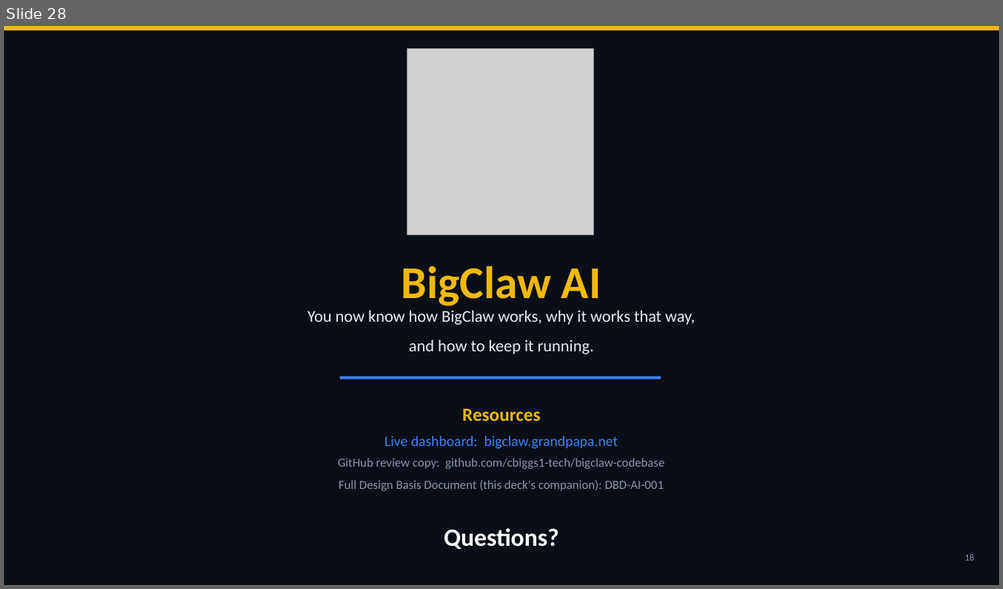
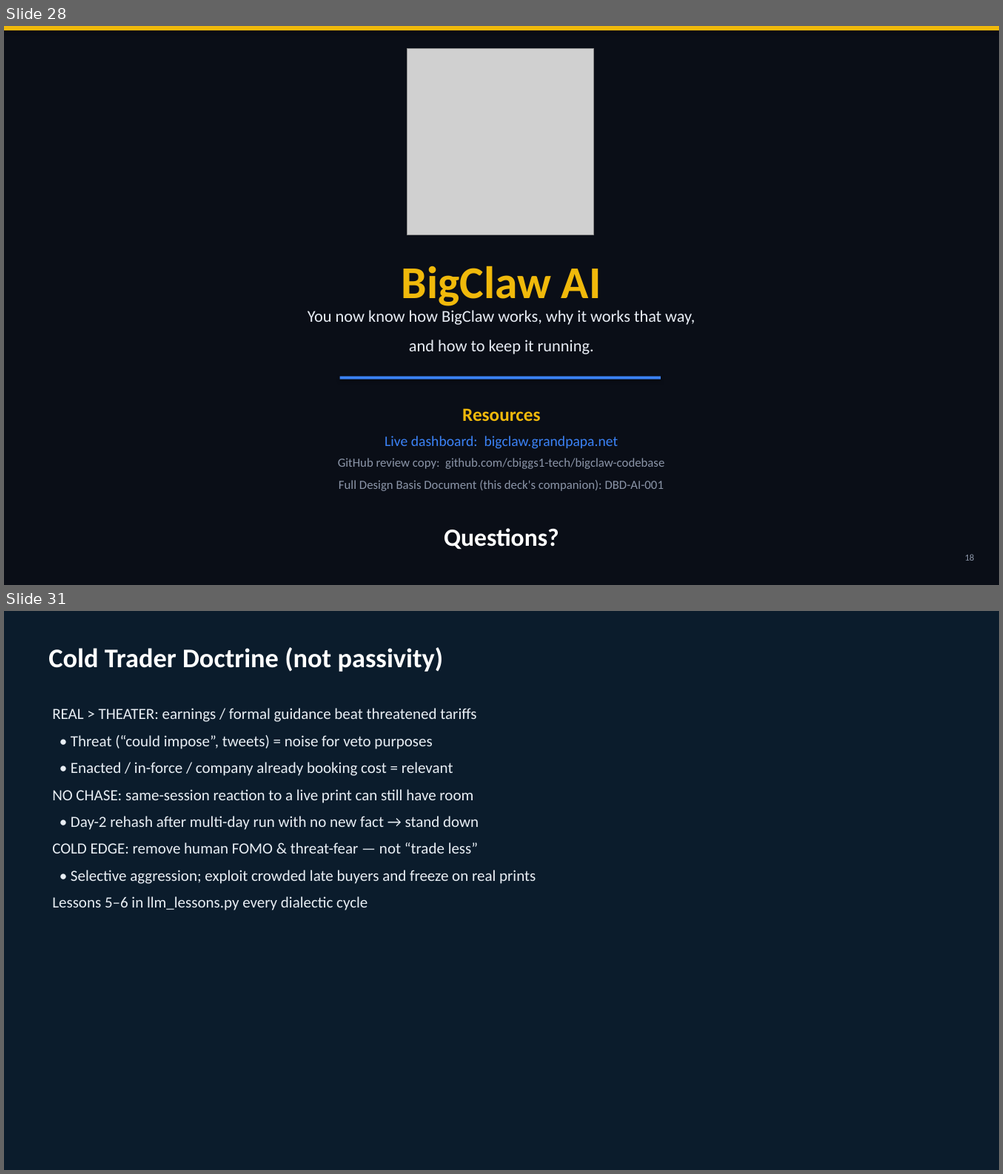
Before and after one commit to cbiggs1-tech/bigclaw-codebase, a slide deck: BigClaw_ShowAndTell.pptx. Shown one above the other, each under a label of ours: slide 28 before the commit, slides 28 and 31 after it; the slides between them are not shown. The pictures are 1003x589 and 1003x1174 pixels, drawn with LibreOffice and Linux fonts; fonts in the diff are those of the drawing; grey boxes stand for pictures. Boxes give left, top, right and bottom in pixels: in the first picture for what was removed or moved away, otherwise in the second. Text is boxed around its words. In the diff, an @@ line names an element or a change of style, - is before the commit and + after.

Commit message:
Ship four-sleeve live book, Commando radar/doctrine, and Alpaca guard harden.
Active sleeves: Innovation, Momentum, AI Defense, LLM-Commando. Event radar with
price_is_news half-exits; cold-trader REAL>THEATER / no-chase doctrine; active-only
pre/post Alpaca sync with self-heal. Docs: DESIGN_BASIS + ShowAndTell updated.
OpenRouter/Grok Judge remains experimental (not production).

```diff
--- a/BigClaw_ShowAndTell.pptx
+++ b/BigClaw_ShowAndTell.pptx
@@ slide 31 added at [4, 611, 999, 1170], background #FFFFFF @@
@@ rectangle added at [4, 611, 999, 1170], fill #0B1C2C @@
@@ text added at [48, 647, 444, 672], 26 pt, text #FFFFFF, bold @@
+Cold Trader Doctrine (not passivity)
@@ text added at [52, 708, 535, 911], 15 pt, text #E8EEF4 @@
+REAL > THEATER: earnings / formal guidance beat threatened tariffs
+• Threat (“could impose”, tweets) = noise for veto purposes
+• Enacted / in-force / company already booking cost = relevant
+NO CHASE: same-session reaction to a live print can still have room
+• Day-2 rehash after multi-day run with no new fact → stand down
+COLD EDGE: remove human FOMO & threat-fear — not “trade less”
+• Selective aggression; exploit crowded late buyers and freeze on real prints
+Lessons 5–6 in llm_lessons.py every dialectic cycle
```
Also in this commit, not shown: 10 slides changed, 3 other slides added, 18 other files.
